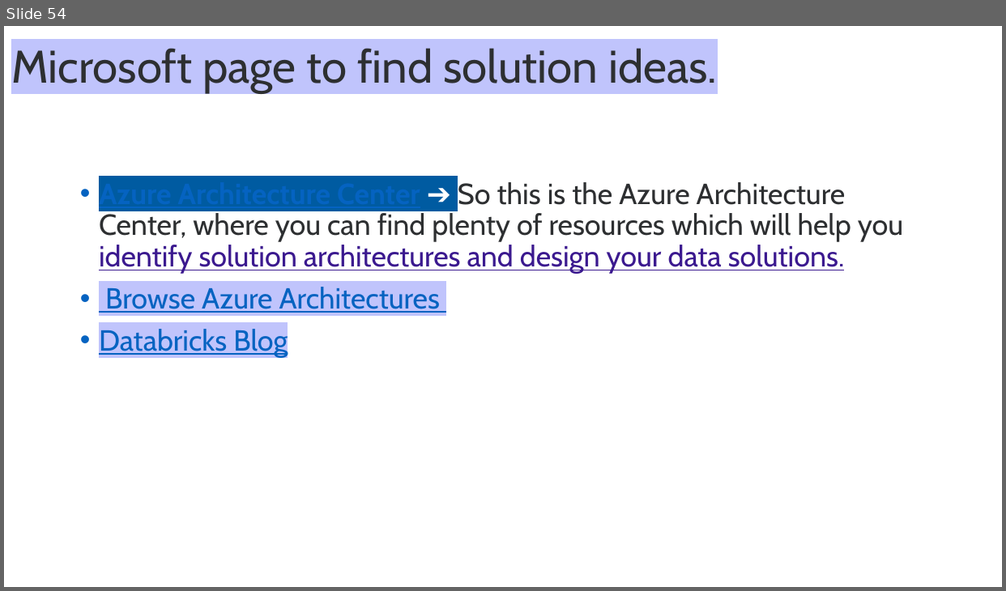
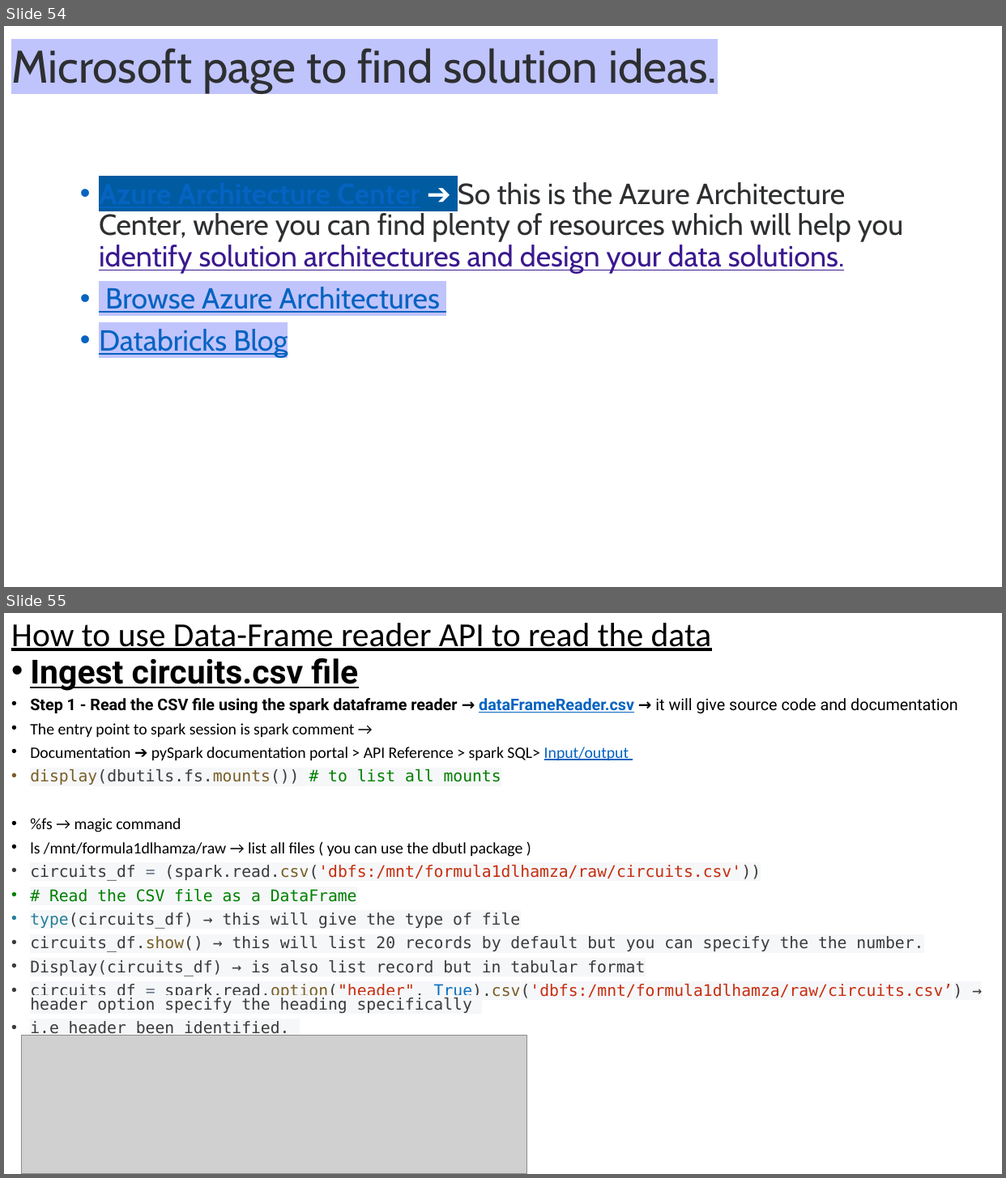
Before and after one commit to Hamza20203064/QuantumFlow-Databricks-ETL, a slide deck: Azure Databricks.pptx. Shown one above the other, each under a label of ours: slide 54 before the commit, slides 54 and 55 after it. The pictures are 1006x591 and 1006x1178 pixels, drawn with LibreOffice and Linux fonts; fonts in the diff are those of the drawing; grey boxes stand for pictures. Boxes give left, top, right and bottom in pixels: in the first picture for what was removed or moved away, otherwise in the second. Text is boxed around its words. In the diff, an @@ line names an element or a change of style, - is before the commit and + after.

Commit message:
Add some points in the theory

```diff
--- a/Azure Databricks.pptx
+++ b/Azure Databricks.pptx
@@ slide 55 added at [4, 613, 1002, 1174], background #FFFFFF @@
@@ title added at [11, 623, 712, 651], 32.4 pt, text #000000, underline @@
+How to use Data-Frame reader API to read the data
@@ text added at [30, 658, 963, 1037], 15.4 pt, text #3B3B3B @@
+• Ingest circuits.csv file
+• Step 1 - Read the CSV file using the spark dataframe reader → dataFrameReader.csv → it will give source code and documentation
+• The entry point to spark session is spark comment →
+• Documentation ➔ pySpark documentation portal > API Reference > spark SQL> Input/output
+• display(dbutils.fs.mounts()) # to list all mounts
+• %fs → magic command
+• ls /mnt/formula1dlhamza/raw → list all files ( you can use the dbutl package )
+• circuits_df = (spark.read.csv('dbfs:/mnt/formula1dlhamza/raw/circuits.csv'))
+• # Read the CSV file as a DataFrame
+• type(circuits_df) → this will give the type of file
+• circuits_df.show() → this will list 20 records by default but you can specify the the number.
+• Display(circuits_df) → is also list record but in tabular format
+• circuits_df = spark.read.option("header", True).csv('dbfs:/mnt/formula1dlhamza/raw/circuits.csv’) → header option specify the heading specifically
+• i.e header been identified.
@@ picture added at [21, 1035, 526, 1174] @@
```
Also in this commit, not shown: 12 other slides added, 2 other files.
